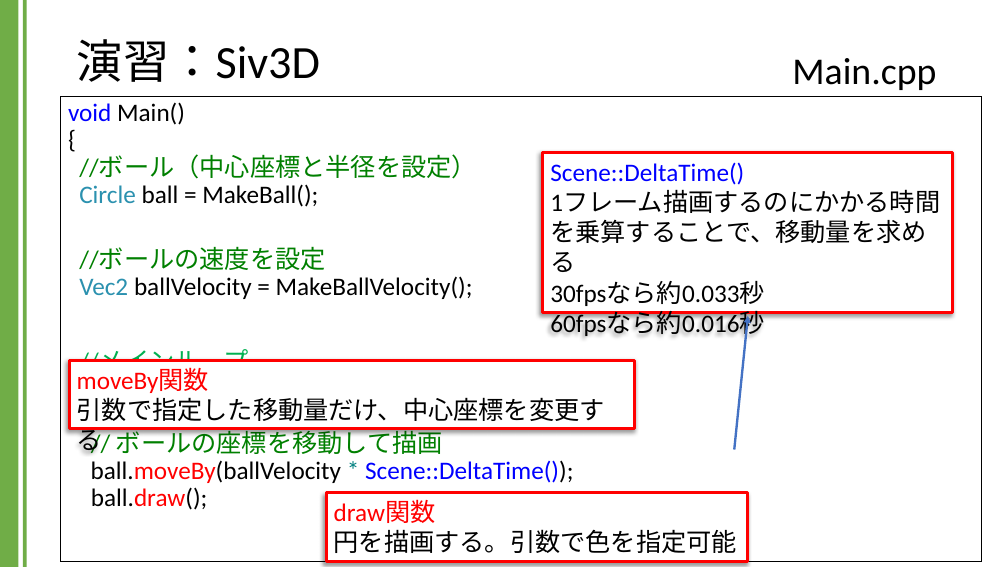
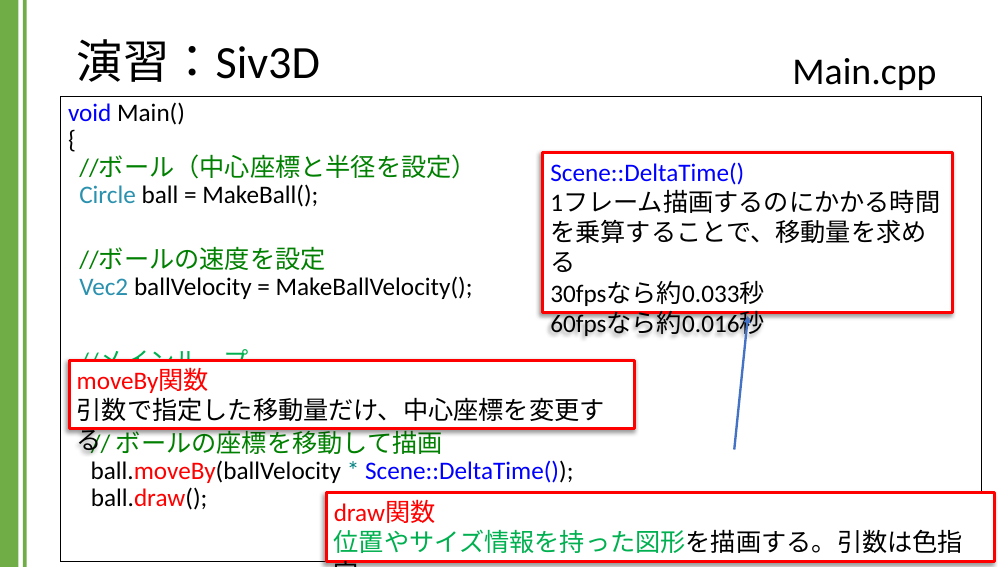
Before and after one commit to kic-murata/cpp2024, a slide deck: slide 33 of 授業資料/演習課題：Siv3D.pptx. Drawn at 1008x567 pixels with LibreOffice and Linux fonts; fonts in the diff are those of the drawing; background and template pictures are left out. Boxes give left, top, right and bottom in pixels: in the first picture for what was removed or moved away, otherwise in the second. Text is boxed around its words. In the diff, an @@ line names an element or a change of style, - is before the commit and + after.

```diff
--- a/授業資料/演習課題：Siv3D.pptx
+++ b/授業資料/演習課題：Siv3D.pptx
@@ rectangle "draw関数 位置やサイズ情報を持った図形を描画する。引数は色指定": place and size @@
-rectangle "draw関数 位置やサイズ情報を持った図形を描画する。引数は色指定" at <box>327,493,749,562</box>
+rectangle "draw関数 位置やサイズ情報を持った図形を描画する。引数は色指定" at <box>327,493,995,562</box>
@@ text in rectangle at <box>334,501,963,553</box>: text changed; text colour #000000 to #00B050 @@
-draw関数
-円を描画する。引数で色を指定可能
+draw関数
+位置やサイズ情報を持った図形を描画する。引数は色指定
```
Also in this commit, not shown: 3 other slides changed, 8 slides added.
